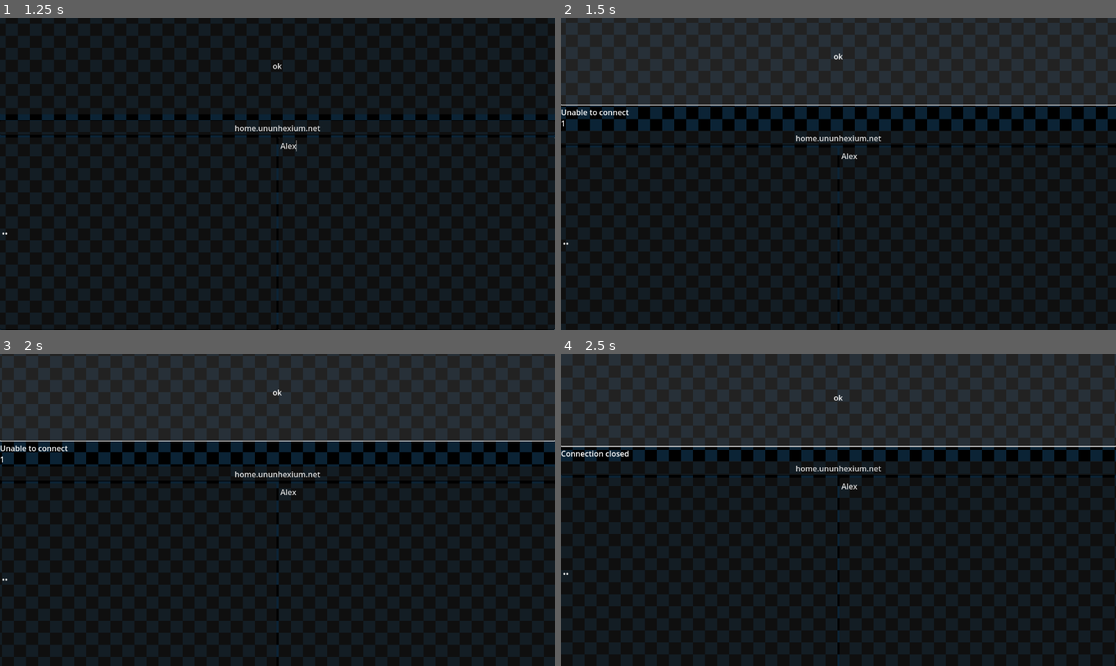
Above: before the commit, frames 1-4 (two rows, left to right).
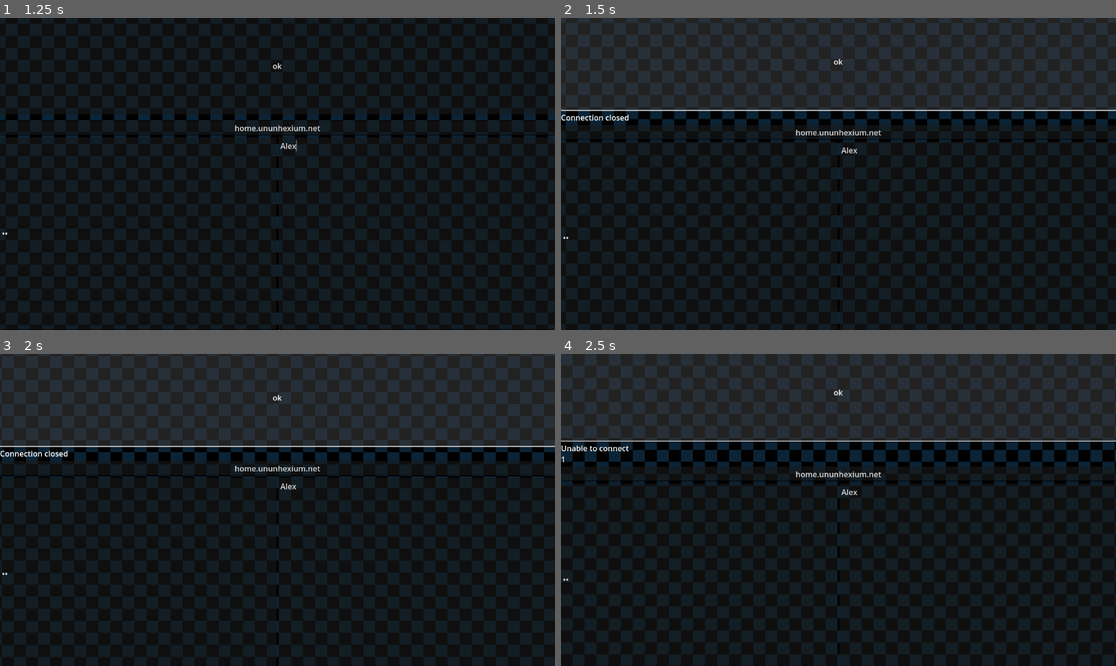
Above: after the commit, the same moments.

Repository: nate-telecomm/cosmoscolonies
Game: Godot game, scene res://login.tscn
Same seed, same stepped clock (60 frames per second), same inputs: the game is played once before the commit and once after it. Video files are missing from this copy of the repository; at most half a second of black plays in their place. Sound files missing from this copy of the repository are replaced by a short silence.
Inputs (mouse positions are in pixels of both pictures, inside the frame that each line leads up to):
- Up to frame 1 (1.25 s): click (138, 233) at 0.52 s; type "12" at 0.6 s; click (416, 233) at 0.75 s; type "Alex" at 0.83 s
- Up to frame 2 (1.5 s): click "ok" at 1.25 s
- Up to frame 3 (2 s): no input
- Up to frame 4 (2.5 s): click "ok" at 2 s

Frame 1 is identical in both runs. In frame 2, 2.9% of the frame differs, in the area x 0-100%, y 11-73%; in frame 3, 2.9%; in frame 4, 2.9%.

Commit message:
misl updates

Diff:
--- a/MislParticles.gd
+++ /dev/null
@@ -1,19 +0,0 @@
-extends GPUParticles3D
-
-@export var slow_duration := 2.0
-@export var min_speed := 0.1
-@export var max_speed := 1.0
-var slowing_down := false
-var elapsed := 0.0
-
-func _ready() -> void:
-	await get_tree().create_timer(0.5).timeout
-	slowing_down = true
-
-func _process(delta: float) -> void:
-	if slowing_down:
-		elapsed += delta
-		var t = clamp(elapsed / slow_duration, 0.0, 1.0)
-		speed_scale = lerp(max_speed, min_speed, t)
-		if t >= 1.0:
-			slowing_down = false
--- a/atmosphere.gd
+++ b/atmosphere.gd
@@ -7,7 +7,8 @@
 	PlanetName = get_parent().name
 
 func _process(delta: float):
-	print(GlobalData.current_planet)
+	#print(GlobalData.current_planet)
+	pass
 
 func _on_body_entered(body: Node3D) -> void:
 	if _is_transitioning:
--- a/mislHUD.gd
+++ b/mislHUD.gd
@@ -1,3 +1,4 @@
+
 extends Control
 
 signal target_acquired(target_object)
@@ -8,6 +9,10 @@
 var tracked_objects: Array = []
 var markers: Array = []
 var lockon_timer: float
+
+var can_fire: bool = true
+var fire_cooldown_timer: float = 0.0
+var fire_cooldown_duration: float = 1.0
 
 @export var look_at_scale_increase: float = 15.0
 @export var look_at_angle_threshold: float = 5.0
@@ -37,7 +42,14 @@
 		add_child(marker)
 		markers.append(marker)
 		base_sizes.append(marker.size)
+
 func _process(delta: float) -> void:
+	if not can_fire:
+		fire_cooldown_timer += delta
+		if fire_cooldown_timer >= fire_cooldown_duration:
+			can_fire = true
+			fire_cooldown_timer = 0.0
+
 	camera = get_viewport().get_camera_3d()
 	if not camera:
 		return
@@ -98,7 +110,6 @@
 			progress_marker.position = selected.position + (delta_size / 2)
 			progress_marker.size = new_size
 
-			# Between 2.25s and 2.5s, play "lockon" every 0.1s
 			if progress_timer >= 2.25:
 				if lockon_timer >= 0.08:
 					Plne.PlaySFX("lockon", false)
@@ -118,20 +129,21 @@
 				progress_marker.queue_free()
 				progress_marker = null
 
-			if progress_completed and selected:
-				emit_signal("target_acquired", target_object)
-				Plne.PlaySFX("fire")
-				print("Missile fired at object: ", target_object)
-
 			if previous_selection:
 				var label = previous_selection.get_node_or_null("RichTextLabel")
 				if label:
 					label.visible = false
 
+			if progress_completed and selected and can_fire:
+				Plne.PlaySFX("fire")
+				emit_signal("target_acquired", target_object)
+				print("Missile fired at object: ", target_object)
+				can_fire = false
+
 			progress_timer = 0.0
 			lockon_timer = 0.0
+			progress_completed = false
 			is_progressing = false
-			progress_completed = false
 
 func _start_lock_sound():
 	if lock_sfx_player and is_instance_valid(lock_sfx_player):
@@ -143,17 +155,10 @@
 	if stream is AudioStreamOggVorbis:
 		stream = stream.duplicate()
 		stream.loop = true
-	elif stream is AudioStreamMP3:
-		stream = stream.duplicate()
-		stream.loop = true
-	elif stream is AudioStreamWAV:
-		stream = stream.duplicate()
-		stream.loop_mode = AudioStreamWAV.LOOP_FORWARD
 
 	lock_sfx_player.stream = stream
 	add_child(lock_sfx_player)
 	lock_sfx_player.play()
-
 
 func _stop_lock_sound():
 	if lock_sfx_player and is_instance_valid(lock_sfx_player):
--- a/mislHUD.tscn
+++ b/mislHUD.tscn
@@ -1,9 +1,6 @@
-[gd_scene load_steps=3 format=3 uid="uid://brruuobyqd8mb"]
+[gd_scene load_steps=2 format=3 uid="uid://brruuobyqd8mb"]
 
 [ext_resource type="Script" uid="uid://ux4a8dwuw0bk" path="res://mislHUD.gd" id="1_4td12"]
-
-[sub_resource type="AudioStreamOggVorbis" id="AudioStreamOggVorbis_4td12"]
-loop = true
 
 [node name="mislHUD" type="CanvasLayer"]
 
@@ -15,6 +12,3 @@
 grow_horizontal = 2
 grow_vertical = 2
 script = ExtResource("1_4td12")
-
-[node name="AudioStreamPlayer" type="AudioStreamPlayer" parent="."]
-stream = SubResource("AudioStreamOggVorbis_4td12")
--- a/mislProjectile.gd
+++ b/mislProjectile.gd
@@ -1,58 +1,28 @@
 extends RigidBody3D
 
-@export var move_force: float = 20.0
-@export var turn_speed: float = 5.0
-@export var stop_distance: float = 1.0  # how close it needs to be to count as a hit
-
-var TargetedObject: Node3D
-var frozen: bool = false
+@export var TargetObject: Node
+@export var thrust: float = 1.0
 
 func _ready() -> void:
-	# enable collision notifications so body_entered will fire
-	contact_monitor = true
-	max_contacts_reported = 4
+	if not TargetObject:
+		print("No target object: ", TargetObject)
+		queue_free()
+	add_to_group("movable")
 
-func _integrate_forces(state: PhysicsDirectBodyState3D) -> void:
-	if frozen or not (TargetedObject and is_instance_valid(TargetedObject)):
+func _physics_process(delta: float) -> void:
+	thrust += delta*10
+	if not TargetObject or not is_instance_valid(TargetObject):
+		queue_free()
 		return
 
-	var dir_vec: Vector3 = TargetedObject.global_position - global_position
-	var distance = dir_vec.length()
+	look_at(TargetObject.global_transform.origin, Vector3.UP)
 
-	# Stop if close enough
-	if distance <= stop_distance:
-		freeze()
-		return
-
-	var direction = dir_vec.normalized()
-
-	# Smooth rotation toward target
-	var target_basis = Basis().looking_at(direction, Vector3.UP)
-	global_transform.basis = global_transform.basis.slerp(target_basis, turn_speed * state.step)
-
-	# Apply movement force toward target
-	var force = direction * move_force
-	apply_central_force(force)
-
+	var forward = -global_transform.basis.z
+	apply_central_force(forward * thrust)
 
 func _on_body_entered(body: Node) -> void:
-	# Compare by instance — hit the intended target?
-	if body == TargetedObject:
-		freeze()
+	detonate()
 
-
-func freeze() -> void:
-	# prevent further physics motion and interactions
-	frozen = true
-	linear_velocity = Vector3.ZERO
-	angular_velocity = Vector3.ZERO
-	sleeping = true
-
-	# disable contact reporting and stop processing to ensure nothing else moves it
-	contact_monitor = false
-	set_physics_process(false)
-	set_process(false)
-
-	# optionally, disable collision by clearing collision layers/masks if you want it non-blocking:
-	# collision_layer = 0
-	# collision_mask = 0
+func detonate():
+	self.freeze = true
+	$CPUParticles3D2.show()
--- a/mislProjectile.tscn
+++ b/mislProjectile.tscn
@@ -28,16 +28,47 @@
 bottom_radius = 0.1
 height = 0.25
 
-[sub_resource type="CylinderShape3D" id="CylinderShape3D_i4eb8"]
-height = 0.25
-radius = 0.01
+[sub_resource type="StandardMaterial3D" id="StandardMaterial3D_i4eb8"]
+albedo_color = Color(1, 0.33333334, 0, 1)
+emission_enabled = true
+emission = Color(1, 0.33333334, 0, 1)
+emission_energy_multiplier = 16.0
+
+[sub_resource type="BoxMesh" id="BoxMesh_i4eb8"]
+material = SubResource("StandardMaterial3D_i4eb8")
+size = Vector3(0.04, 0.04, 0.04)
+
+[sub_resource type="Curve" id="Curve_i4eb8"]
+_limits = [0.1, 1.0, 0.0, 1.0]
+_data = [Vector2(0, 0.1), 0.0, 0.0, 0, 0, Vector2(1, 1), 0.0, 0.0, 0, 0]
+point_count = 2
+
+[sub_resource type="StandardMaterial3D" id="StandardMaterial3D_h6lot"]
+albedo_color = Color(1, 0.34509805, 0, 1)
+emission_enabled = true
+emission = Color(1, 0.34509805, 0, 1)
+emission_energy_multiplier = 1600000.0
+
+[sub_resource type="SphereMesh" id="SphereMesh_i4eb8"]
+material = SubResource("StandardMaterial3D_h6lot")
+radius = 1000.0
+height = 2000.0
+
+[sub_resource type="Curve" id="Curve_h6lot"]
+_limits = [0.0, 0.7, 0.0, 1.0]
+_data = [Vector2(0, 0.19101131), 0.0, 0.0, 0, 0, Vector2(1, 0.7), 0.0, 0.0, 0, 0]
+point_count = 2
+
+[sub_resource type="Curve" id="Curve_m3gwk"]
+_data = [Vector2(0, 1), 0.0, 0.0, 0, 0, Vector2(0.75000006, 1), 0.0, 0.0, 0, 0, Vector2(1, 0), 0.0, 0.0, 0, 0]
+point_count = 3
 
 [node name="mislProjectile" type="RigidBody3D"]
 gravity_scale = 0.0
 script = ExtResource("1_i4eb8")
 
 [node name="CollisionShape3D" type="CollisionShape3D" parent="."]
-transform = Transform3D(0.04, 0, 0, 0, 0.04, 0, 0, 0, 0.04, 0, -0.025, 0)
+transform = Transform3D(0.04, 0, 0, 0, -1.7484555e-09, 0.04, 0, -0.04, -1.7484555e-09, 0, 0, 0)
 shape = SubResource("CylinderShape3D_k04dh")
 
 [node name="MeshInstance3D4" type="MeshInstance3D" parent="CollisionShape3D"]
@@ -70,6 +101,35 @@
 mesh = SubResource("PrismMesh_k04dh")
 skeleton = NodePath("../..")
 
-[node name="CollisionShape3D2" type="CollisionShape3D" parent="."]
-transform = Transform3D(0.04, 0, 0, 0, 0.04, 0, 0, 0, 0.04, 0, 0.49999997, 0)
-shape = SubResource("CylinderShape3D_i4eb8")
+[node name="CPUParticles3D" type="CPUParticles3D" parent="."]
+amount = 20
+local_coords = true
+mesh = SubResource("BoxMesh_i4eb8")
+particle_flag_rotate_y = true
+direction = Vector3(0, 0, 0)
+spread = 1.0
+gravity = Vector3(0, 0, 0)
+initial_velocity_min = 0.6
+initial_velocity_max = 0.6
+angle_min = -360.0
+angle_max = 360.0
+scale_amount_curve = SubResource("Curve_i4eb8")
+
+[node name="CPUParticles3D2" type="CPUParticles3D" parent="."]
+visible = false
+amount = 1000
+lifetime = 25.0
+one_shot = true
+explosiveness = 1.0
+fract_delta = false
+local_coords = true
+mesh = SubResource("SphereMesh_i4eb8")
+spread = 180.0
+gravity = Vector3(0, 0, 0)
+initial_velocity_min = 0.75
+initial_velocity_max = 0.8
+linear_accel_min = -15.0
+linear_accel_curve = SubResource("Curve_h6lot")
+scale_amount_curve = SubResource("Curve_m3gwk")
+
+[connection signal="body_entered" from="." to="." method="_on_body_entered"]
--- a/player-movement.gd
+++ b/player-movement.gd
@@ -14,11 +14,12 @@
 var RocketStats: Dictionary
 @export var RocketJSON: String
 var WarnedAboutFuel: bool = false
-
+@export var Misl: PackedScene = load("res://mislProjectile.tscn")
 var SPEED: float = 100.0
 var ACCEL: float = 6000.0
 @export var RemainingFuel: float = 0.0
 @export var _origin_shift_enabled: bool = true
+@onready var Root: Node = get_parent()
 
 func _text_submitted():
 	if EnterBox.text != "":
@@ -32,6 +33,9 @@
 	return get_node("Rocket").get_node("Engine")
 
 func _ready() -> void:
+	if not MislHud.is_connected("target_acquired", fire_missile):
+		MislHud.connect("target_acquired", fire_missile)
+
 	GlobalData.PlayLocalMusic("consumatesurvivor.caf")
 	camera1 = $firstperson
 	camera2 = $raycamera/thirdperson
@@ -136,7 +140,7 @@
 func _handle_origin_shift():
 	if !_origin_shift_enabled:
 		return
-	var threshold: float = 5.0
+	var threshold: float = 0.0
 	if global_position.length() > threshold:
 		var offset: Vector3 = global_position
 		for node in get_tree().get_nodes_in_group("movable"):
@@ -148,3 +152,12 @@
 				other.global_position -= offset
 		global_position = Vector3.ZERO
 		print("Origin shifted by: ", offset)
+
+func fire_missile(TargetObject: Node):
+
+	var IMisl = Misl.instantiate()
+	IMisl.TargetObject = TargetObject
+	IMisl.position = self.position + Vector3(0,0.1,0)
+	Root.add_child(IMisl)
+	print("Misl Parent: ", IMisl.get_parent())
+	print("Misl Target: ", IMisl.TargetObject)
Not shown, removed: MislParticles.gd.uid
Not shown: 1 places in mislProjectile.tscn that only renumber resources
